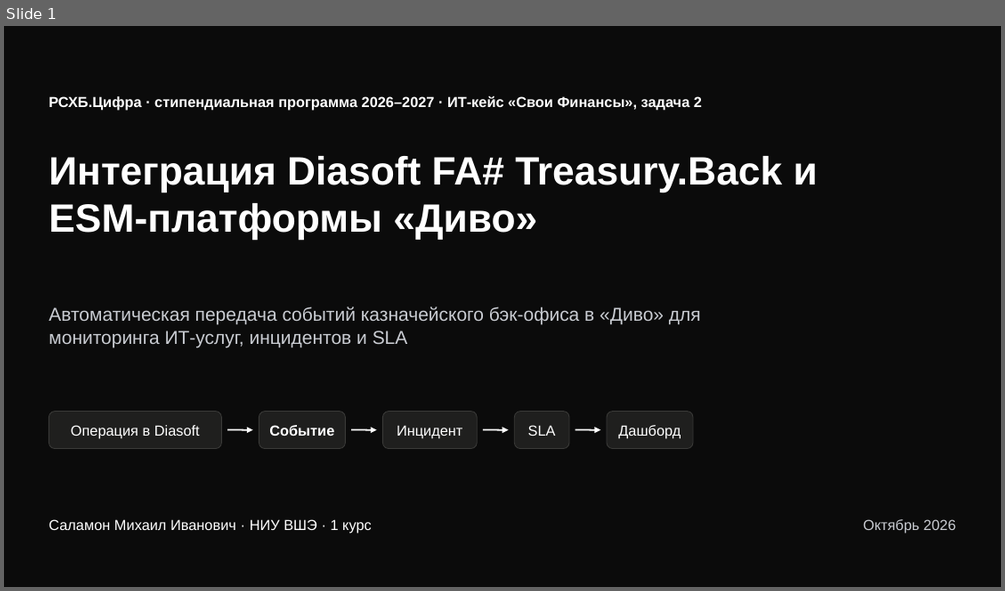
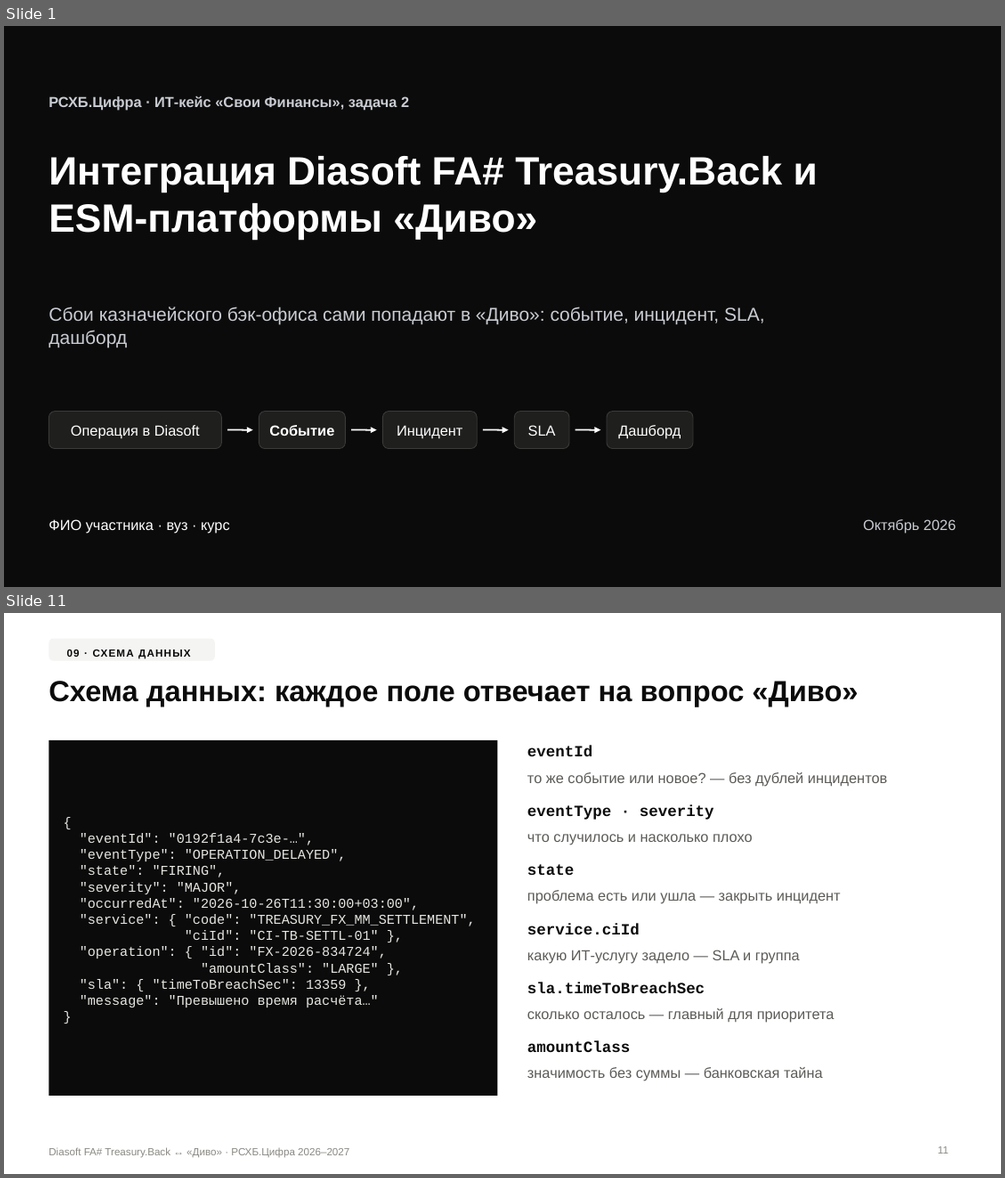
Before and after one commit to schierketsu/rshb, a slide deck: presentation/Diasoft-Divo-integration.pptx. Shown one above the other, each under a label of ours: slide 1 before the commit, slides 1 and 11 after it; the slides between them are not shown. The pictures are 1005x591 and 1005x1178 pixels, drawn with LibreOffice and Linux fonts; fonts in the diff are those of the drawing. Boxes give left, top, right and bottom in pixels: in the first picture for what was removed or moved away, otherwise in the second. Text is boxed around its words. In the diff, an @@ line names an element or a change of style, - is before the commit and + after.

```diff
--- a/presentation/Diasoft-Divo-integration.pptx
+++ b/presentation/Diasoft-Divo-integration.pptx
@@ slide 11 added at (4, 613, 1001, 1174), background #FFFFFF @@
@@ rounded rectangle added at (48, 639, 215, 661), fill #F4F4F2, 10 pt, text #0B0B0B, bold @@
+09 · СХЕМА ДАННЫХ
@@ title added at (48, 681, 858, 706), 28 pt, text #0B0B0B, bold @@
+Схема данных: каждое поле отвечает на вопрос «Диво»
@@ rectangle added at (48, 740, 498, 1095), fill #0B0B0B, 13 pt, text #E6E5E0 @@
+{
+"eventId": "0192f1a4-7c3e-…",
+"eventType": "OPERATION_DELAYED",
+"state": "FIRING",
+"severity": "MAJOR",
+"occurredAt": "2026-10-26T11:30:00+03:00",
+"service": { "code": "TREASURY_FX_MM_SETTLEMENT",
+"ciId": "CI-TB-SETTL-01" },
+"operation": { "id": "FX-2026-834724",
+"amountClass": "LARGE" },
+"sla": { "timeToBreachSec": 13359 },
+"message": "Превышено время расчёта…"
+}
@@ text added at (527, 746, 592, 756), 15 pt, text #0B0B0B, bold @@
+eventId
@@ text added at (527, 772, 887, 786), 14 pt, text #5C5B57 @@
+то же событие или новое? — без дублей инцидентов
@@ text added at (527, 805, 714, 819), 15 pt, text #0B0B0B, bold @@
+eventType · severity
@@ text added at (527, 834, 752, 845), 14 pt, text #5C5B57 @@
+что случилось и насколько плохо
@@ text added at (527, 864, 574, 875), 15 pt, text #0B0B0B, bold @@
+state
@@ text added at (527, 890, 841, 904), 14 pt, text #5C5B57 @@
+проблема есть или ушла — закрыть инцидент
@@ text added at (527, 924, 639, 934), 15 pt, text #0B0B0B, bold @@
+service.ciId
@@ text added at (527, 949, 800, 963), 14 pt, text #5C5B57 @@
+какую ИТ-услугу задело — SLA и группа
@@ text added at (527, 982, 704, 993), 15 pt, text #0B0B0B, bold @@
+sla.timeToBreachSec
@@ text added at (527, 1008, 834, 1022), 14 pt, text #5C5B57 @@
+сколько осталось — главный для приоритета
@@ text added at (527, 1041, 630, 1052), 15 pt, text #0B0B0B, bold @@
+amountClass
@@ text added at (527, 1067, 823, 1081), 14 pt, text #5C5B57 @@
+значимость без суммы — банковская тайна
@@ page number added at (938, 1146, 948, 1153), 10 pt, text #8A8984 @@
+11
@@ text added at (48, 1147, 349, 1158), 10 pt, text #8A8984 @@
+Diasoft FA# Treasury.Back ↔ «Диво» · РСХБ.Цифра 2026–2027
@@ slide 1 changed as well @@
@@ text at (48, 96, 409, 111): text changed; text colour #FFFFFF to #C9CCD2 @@
-РСХБ.Цифра · стипендиальная программа 2026–2027 · ИТ-кейс «Свои Финансы», задача 2
+РСХБ.Цифра · ИТ-кейс «Свои Финансы», задача 2
@@ text at (48, 306, 764, 347): text changed @@
-Автоматическая передача событий казначейского бэк-офиса в «Диво» для мониторинга ИТ-услуг, инцидентов и SLA
+Сбои казначейского бэк-офиса сами попадают в «Диво»: событие, инцидент, SLA, дашборд
@@ text at (48, 519, 230, 533): text changed @@
-Саламон Михаил Иванович · НИУ ВШЭ · 1 курс
+ФИО участника · вуз · курс
```
Also in this commit, not shown: 5 other slides changed, 10 other slides added, 17 slides removed, 9 other files.
